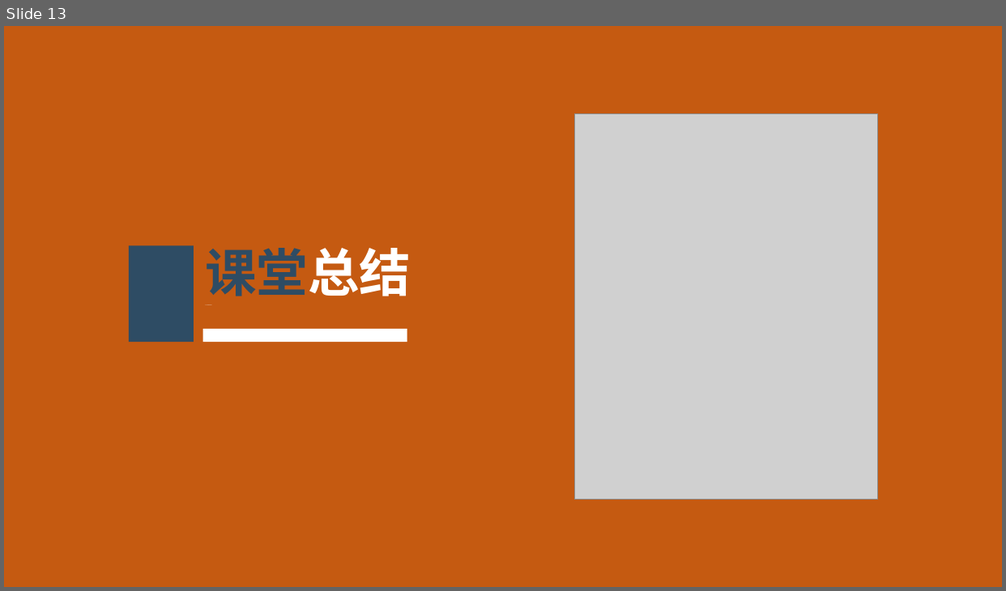
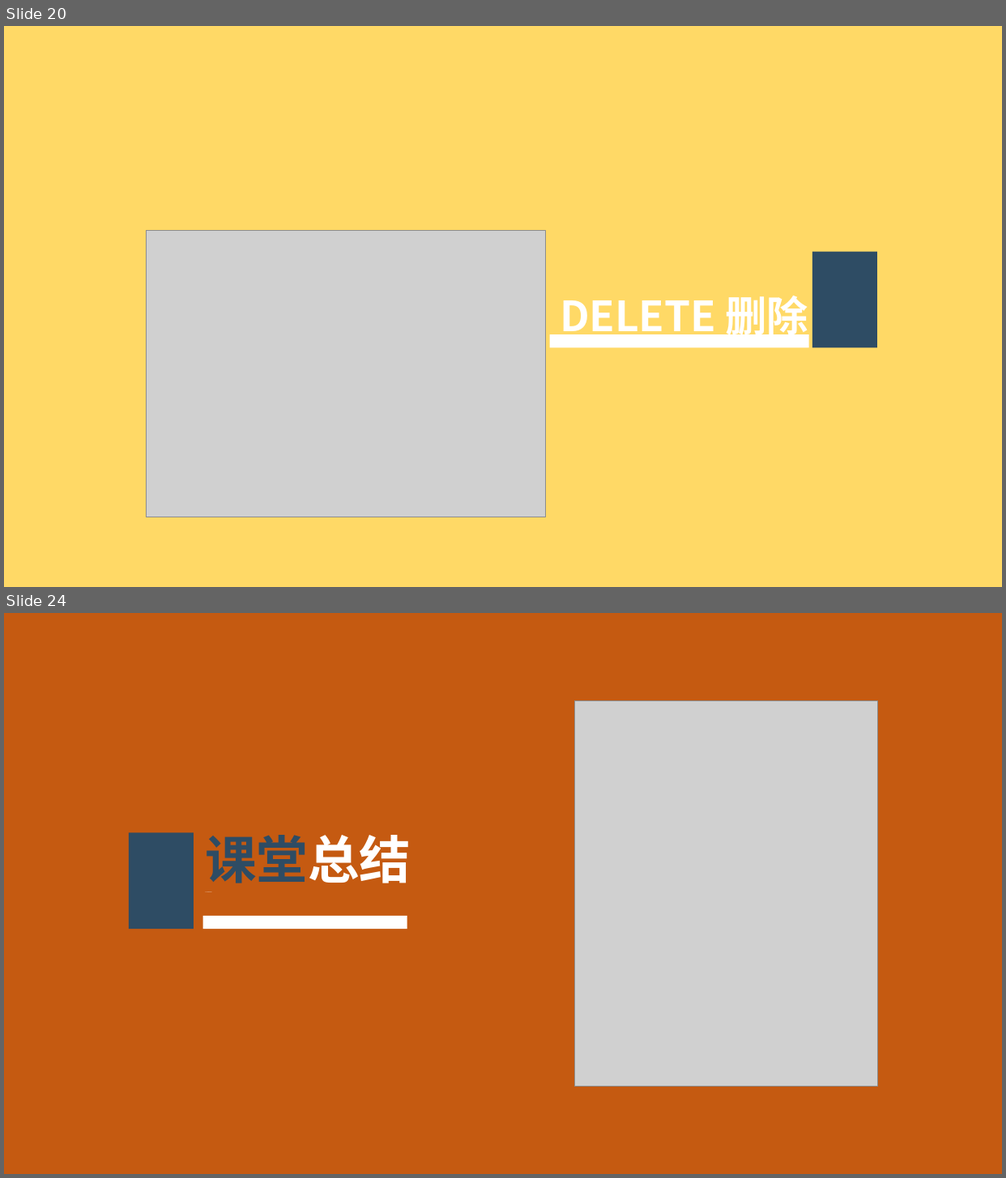
Before and after one commit to hongm32/2020design, a slide deck: 【第40课】信息系统的数据处理/【第40课】信息系统的数据处理.pptx. Shown one above the other, each under a label of ours: slide 13 before the commit, slides 20 and 24 after it; the slides between them are not shown. The pictures are 1006x591 and 1006x1178 pixels, drawn with LibreOffice and Linux fonts; fonts in the diff are those of the drawing; grey boxes stand for pictures. Boxes give left, top, right and bottom in pixels: in the first picture for what was removed or moved away, otherwise in the second. Text is boxed around its words. In the diff, an @@ line names an element or a change of style, - is before the commit and + after.

```diff
--- a/【第40课】信息系统的数据处理/【第40课】信息系统的数据处理.pptx
+++ b/【第40课】信息系统的数据处理/【第40课】信息系统的数据处理.pptx
@@ slide 20 added at (x1=4, y1=26, x2=1002, y2=587), background #FFD966 @@
@@ picture added at (x1=147, y1=231, x2=546, y2=518) @@
@@ rectangle added at (x1=812, y1=252, x2=878, y2=348), fill #2E4C64 @@
@@ text added at (x1=560, y1=289, x2=809, y2=342), 40 pt, text #FFFFFF, bold @@
+DELETE 删除
@@ rectangle added at (x1=550, y1=335, x2=809, y2=348), fill #FFFFFF @@
@@ what was slide 13 is now slide 24 @@
```
Also in this commit, not shown: 11 other slides added, 4 other files.
